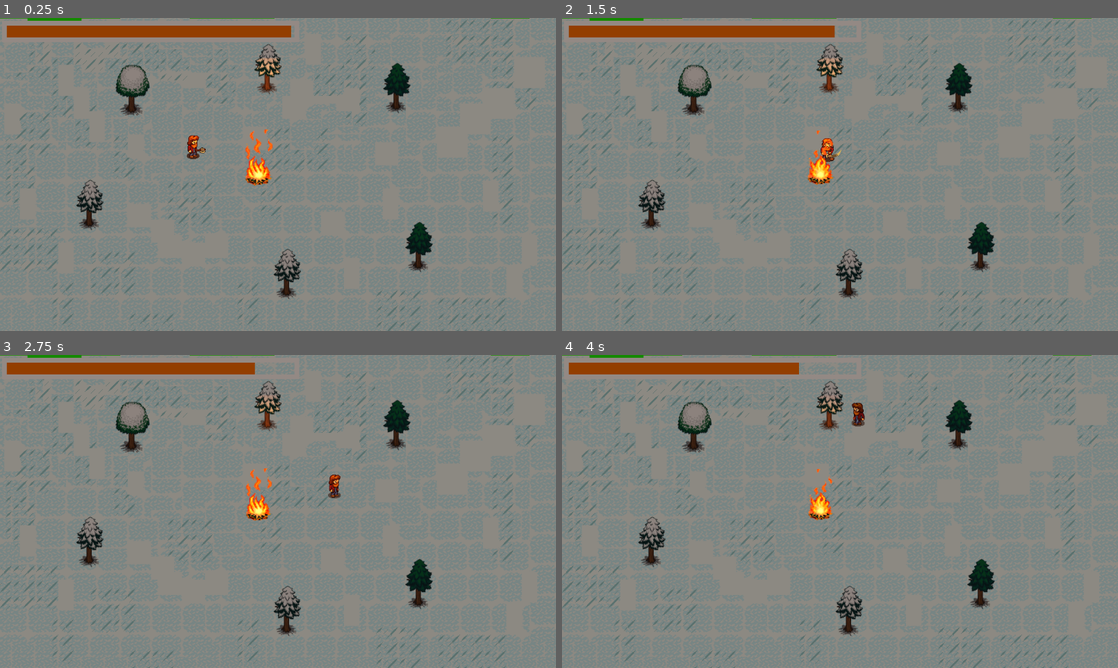
Above: before the commit, frames 1-4 (two rows, left to right).
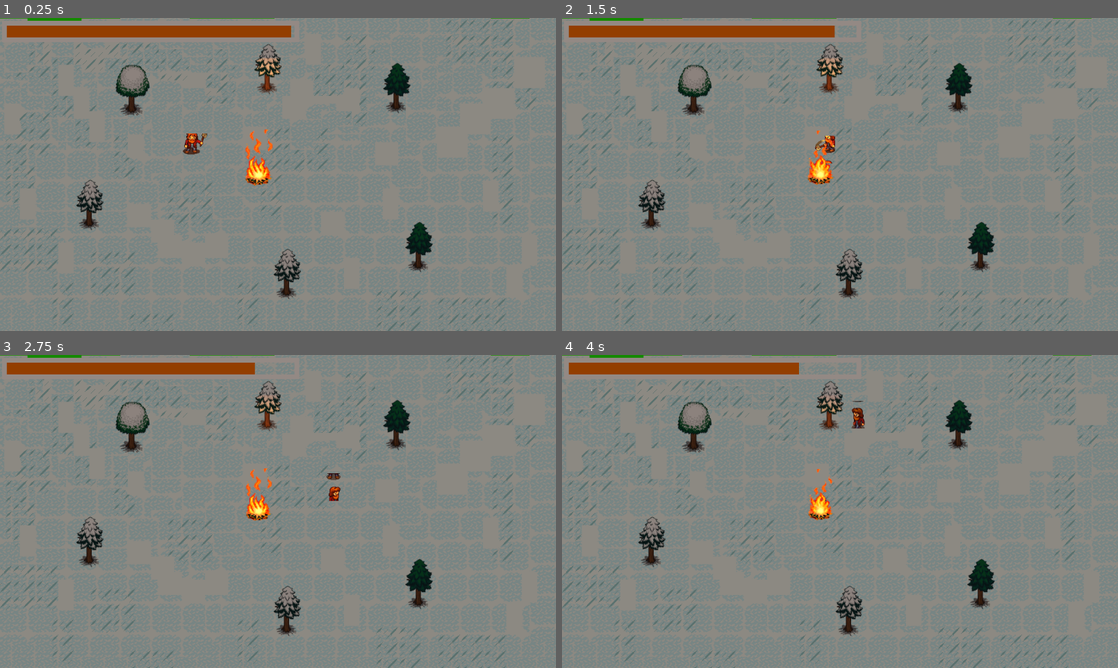
Above: after the commit, the same moments.

Repository: MattColbourne/log-game
Game: Godot game, scene res://main.tscn
Two runs of this game, one before a commit and one after it. Both use one fixed random seed, a clock stepped at 60 frames per second and the inputs below. The engine's default icon, where the game draws it, is replaced by a stand-in: a white triangle on a blue panel in a dark square.
Inputs (mouse positions are in pixels of both pictures, inside the frame that each line leads up to):
- Up to frame 1 (0.25 s): no input
- Up to frame 2 (1.5 s): move the mouse to (962, 158) at 0.52 s; hold D (right) 0.53-1.28 s; tap E (pickup) at 0.6 s; move the mouse to (728, 190) at 1.27 s; hold S (down) from 1.28 s (still down); click (728, 190) at 1.35 s
- Up to frame 3 (2.75 s): move the mouse to (333, 442) at 2.02 s; release S (down) at 2.03 s; hold D (right) from 2.03 s (still down); tap E (pickup) at 2.1 s
- Up to frame 4 (4 s): move the mouse to (812, 574) at 2.77 s; release D (right) at 2.78 s; hold W (up) 2.78-3.53 s; click (812, 574) at 2.85 s; move the mouse to (1006, 558) at 3.52 s; hold A (left) from 3.53 s (still down); tap E (pickup) at 3.6 s

The runs differ from the first frame. In frame 1, 0.2% of the frame differs, in the area x 32-38%, y 36-46%; in frame 2, 0.2%; in frame 3, 0.2%; in frame 4, 0.2%.

Commit message:
death animation

Diff:
--- a/PROTO_02/player.tscn
+++ b/PROTO_02/player.tscn
@@ -161,6 +161,22 @@
 "transitions": PackedFloat32Array(1, 1, 1, 1, 1, 1, 1),
 "update": 1,
 "values": [0, 1, 2, 3, 4, 5, 6]
+}
+
+[sub_resource type="Animation" id="Animation_bn6mg"]
+resource_name = "death"
+length = 1.3
+tracks/0/type = "value"
+tracks/0/imported = false
+tracks/0/enabled = true
+tracks/0/path = NodePath("Sprite2D:frame")
+tracks/0/interp = 2
+tracks/0/loop_wrap = true
+tracks/0/keys = {
+"times": PackedFloat32Array(0, 0.1, 0.2, 0.3, 0.4, 0.5, 0.6, 0.7, 0.8, 0.9, 1, 1.1, 1.2),
+"transitions": PackedFloat32Array(1, 1, 1, 1, 1, 1, 1, 1, 1, 1, 1, 1, 1),
+"update": 0,
+"values": [49, 50, 51, 51, 52, 52, 52, 53, 53, 53, 54, 54, 54]
 }
 
 [sub_resource type="AnimationLibrary" id="AnimationLibrary_f2up2"]
@@ -169,6 +185,7 @@
 "chop_left": SubResource("Animation_8xfbk"),
 "chop_right": SubResource("Animation_ihu4g"),
 "chop_up": SubResource("Animation_4qwwc"),
+"death": SubResource("Animation_bn6mg"),
 "walk_down": SubResource("Animation_wmwen"),
 "walk_left": SubResource("Animation_avgyf"),
 "walk_right": SubResource("Animation_cj3kp"),
@@ -185,8 +202,8 @@
 [node name="Sprite2D" type="Sprite2D" parent="."]
 texture = ExtResource("2_1u0pg")
 hframes = 7
-vframes = 8
-frame = 49
+vframes = 9
+frame = 54
 region_rect = Rect2(0, 896, 64, 64)
 script = SubResource("GDScript_2ytqk")
 
Not shown: 1 places in PROTO_02/player.tscn that only renumber resources
